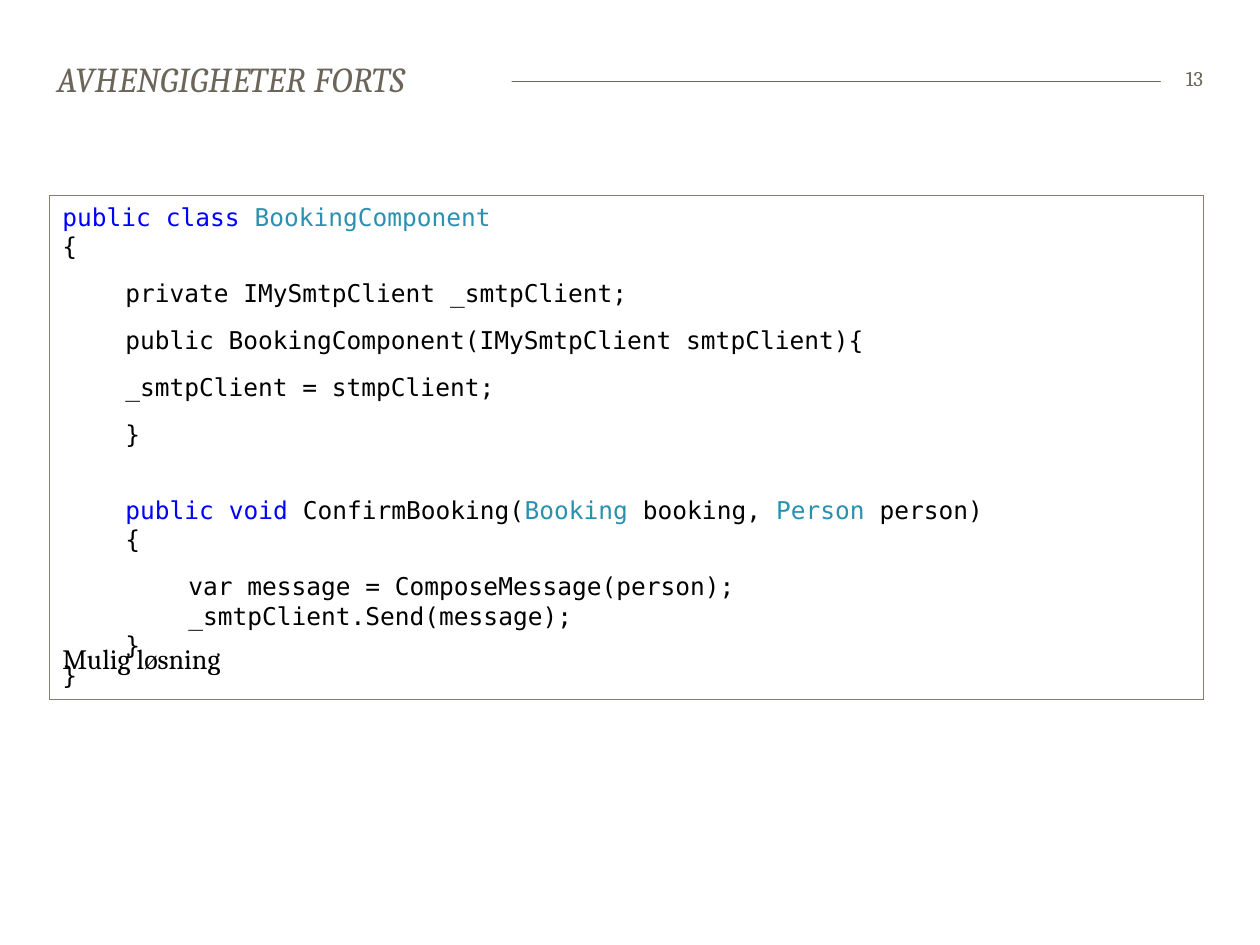
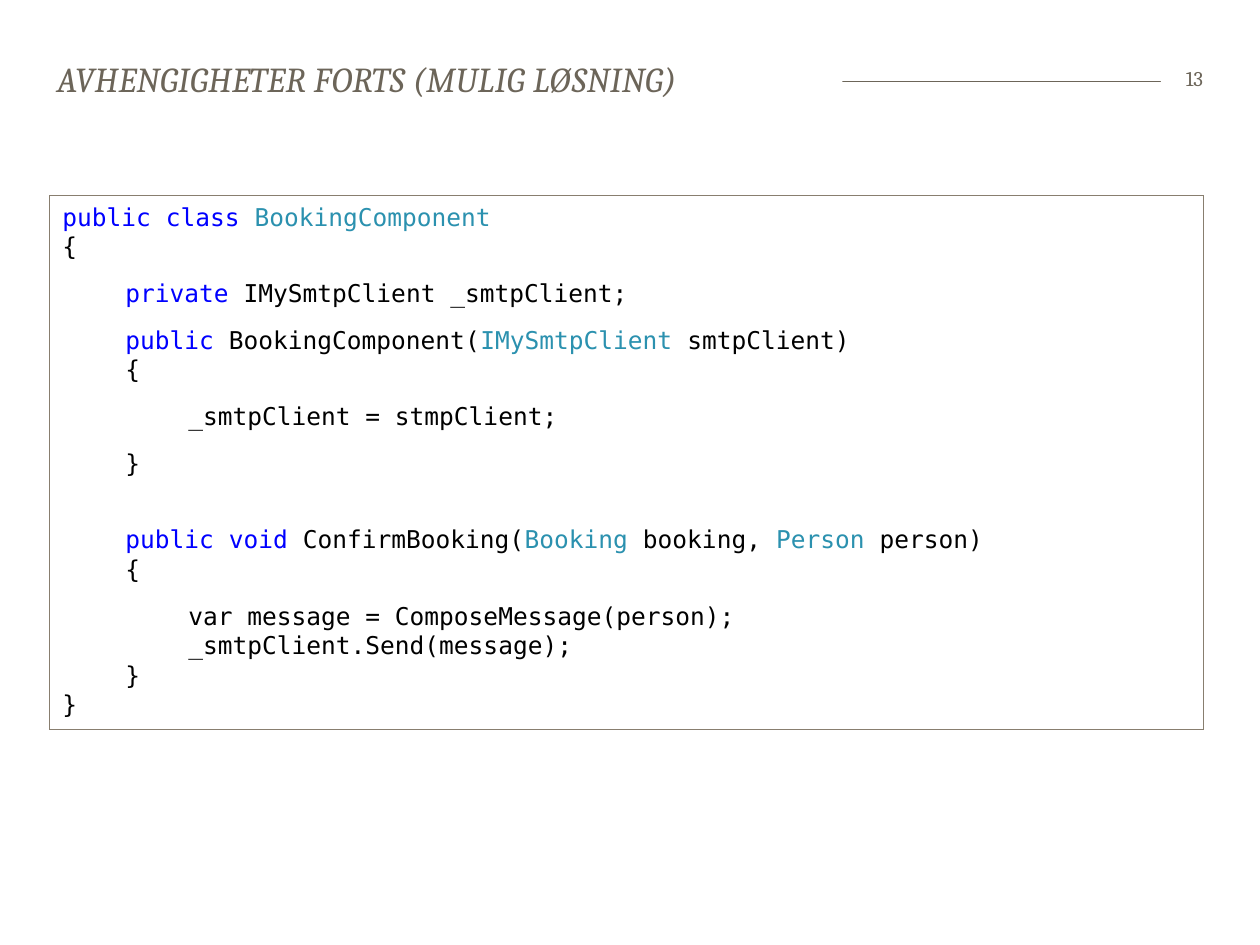
Before and after one commit to bekk/dotnetkurs, a slide deck: slide 13 of tdd/TDD.pptx. Drawn at 1260x945 pixels with LibreOffice and Linux fonts; fonts in the diff are those of the drawing. Boxes give left, top, right and bottom in pixels: in the first picture for what was removed or moved away, otherwise in the second. Text is boxed around its words. In the diff, an @@ line names an element or a change of style, - is before the commit and + after.

```diff
--- a/tdd/TDD.pptx
+++ b/tdd/TDD.pptx
@@ title at <box>57,67,676,97</box>: text changed @@
-AVHENGIGHETER FORTS
+AVHENGIGHETER FORTS (MULIG LØSNING)
@@ rectangle "public class BookingComponent {": place and size @@
-rectangle "public class BookingComponent {" at <box>50,195,1203,701</box>
+rectangle "public class BookingComponent {" at <box>50,195,1203,730</box>
@@ text in rectangle at <box>125,283,627,308</box>: text colour #000000 to #0000FF in "private" @@
@@ text in rectangle at <box>125,330,849,355</box>: spaces changed @@
-public BookingComponent(IMySmtpClient smtpClient){
+public BookingComponent(IMySmtpClient smtpClient)
+{
@@ text removed at <box>62,646,221,675</box> @@
-Mulig løsning
```
Also in this commit, not shown: 11 other slides changed, 31 other files.
